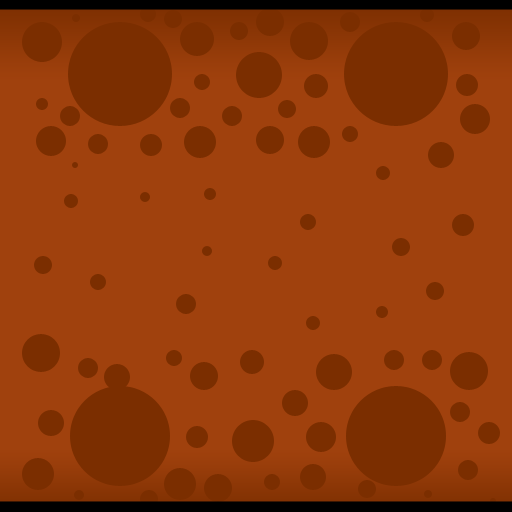
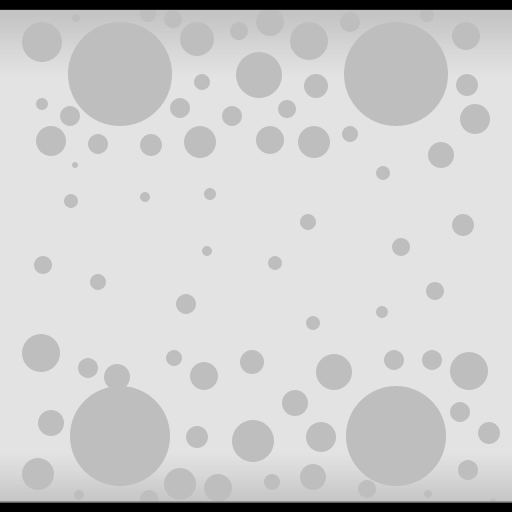
The second 512×512 image is a revision of the first. Changes to its layers:
pixels changed over [0, 9, 512, 503] (layer not identified)
